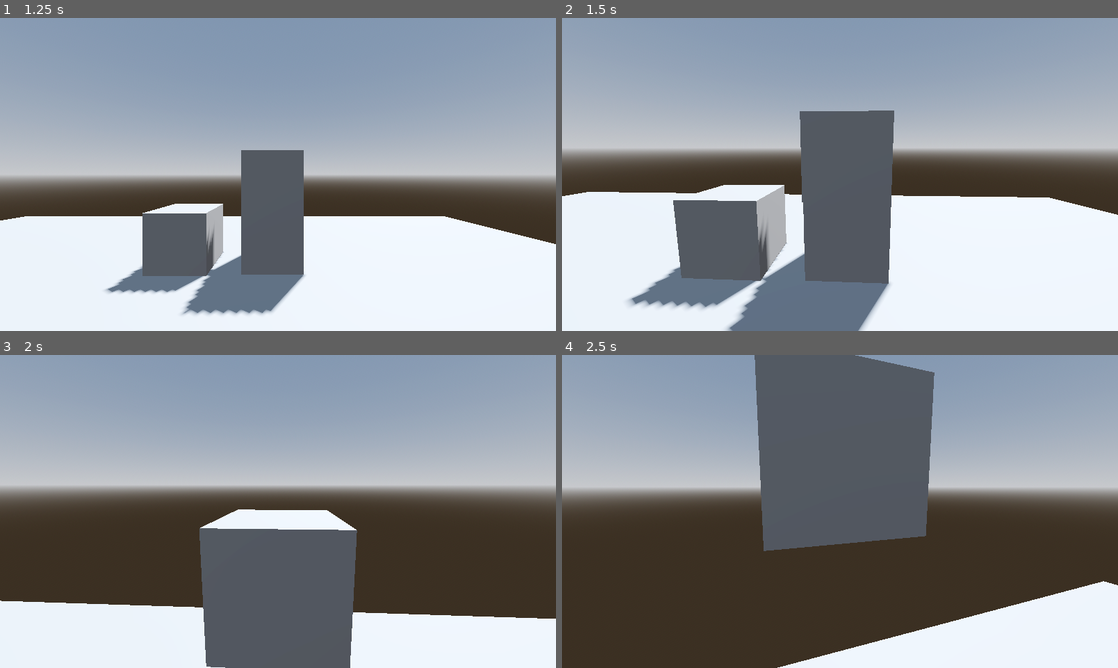
Above: before the commit, frames 1-4 (two rows, left to right).
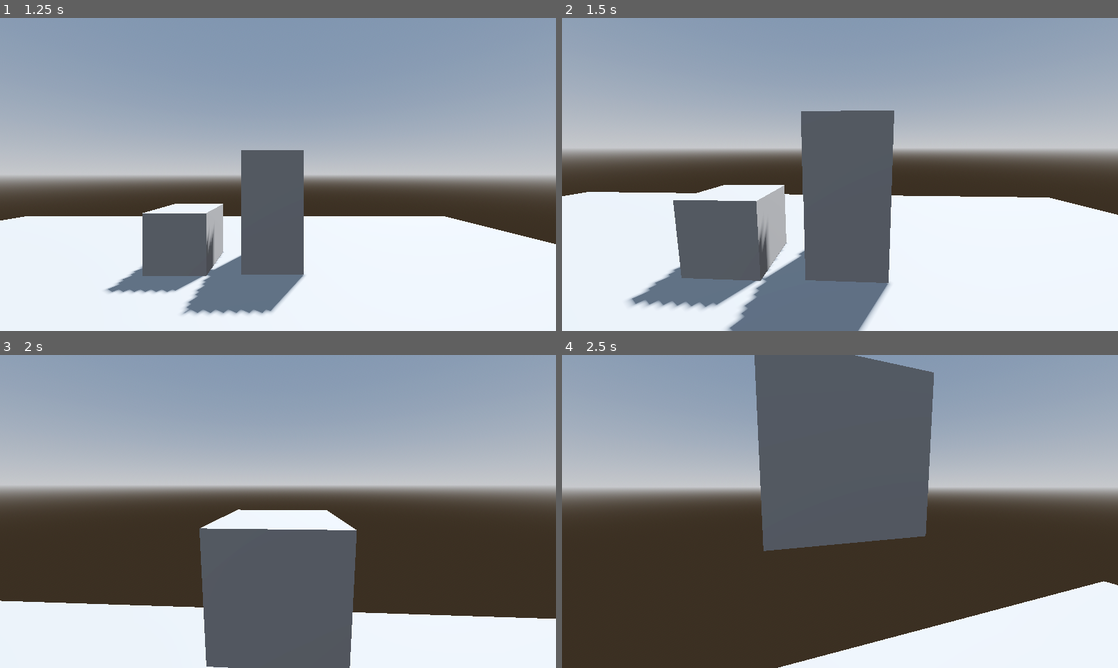
Above: after the commit, the same moments.

Repository: hiroshi-mcbride/astronomer-godot
Game: Godot game, scene res://game_root.tscn
Same seed, same stepped clock (60 frames per second), same inputs: the game is played once before the commit and once after it.
Inputs (mouse positions are in pixels of both pictures, inside the frame that each line leads up to):
- Up to frame 1 (1.25 s): click "Start Game" at 0.5 s
- Up to frame 2 (1.5 s): move the mouse to (834, 180) at 1.27 s; hold W (move_up) from 1.28 s (still down); tap E (interact) at 1.35 s
- Up to frame 3 (2 s): keep holding W (move_up); tap Space (jump) at 1.52 s; right-click (272, 517) at 1.55 s
- Up to frame 4 (2.5 s): keep holding W (move_up); move the mouse to (878, 514) at 2.02 s; right-click (878, 514) at 2.1 s; tap Space (jump) at 2.27 s; tap E (interact) at 2.3 s

Frame 1 is identical in both runs. In frame 2, 0.1% of the frame differs, in the area x 42-60%, y 29-85%; in frame 3, less than 0.1%; in frame 4, less than 0.1%.

Commit message:
Attempt at making the box rotate (failed)

Diff:
--- a/player/player.tscn
+++ b/player/player.tscn
@@ -18,14 +18,25 @@
 [node name="Camera3D" type="Camera3D" parent="."]
 transform = Transform3D(1, 0, 0, 0, 1, 0, 0, 0, 1, 0, 1.59636, 0)
 
-[node name="Interaction" type="RayCast3D" parent="Camera3D"]
+[node name="CameraController" type="Node3D" parent="Camera3D"]
+script = ExtResource("2_ekj78")
+
+[node name="InteractionNode" type="Node3D" parent="Camera3D"]
+
+[node name="Interaction" type="RayCast3D" parent="Camera3D/InteractionNode"]
 target_position = Vector3(0, 0, -5)
 
-[node name="Hand" type="Marker3D" parent="Camera3D"]
+[node name="Hand" type="Marker3D" parent="Camera3D/InteractionNode"]
 transform = Transform3D(1, 0, 0, 0, 1, 0, 0, 0, 1, 0, 0, -2.91104)
 
-[node name="CameraController" type="Node3D" parent="Camera3D"]
-script = ExtResource("2_ekj78")
+[node name="Generic6DOFJoint3D" type="Generic6DOFJoint3D" parent="Camera3D/InteractionNode"]
+node_a = NodePath("../StaticBody3D")
+linear_limit_x/enabled = false
+linear_limit_y/enabled = false
+linear_limit_z/enabled = false
+
+[node name="StaticBody3D" type="StaticBody3D" parent="Camera3D/InteractionNode"]
+transform = Transform3D(1, 0, 0, 0, 1, 0, 0, 0, 1, 0, 0, -2.911)
 
 [node name="CollisionShape3D" type="CollisionShape3D" parent="."]
 transform = Transform3D(1, 0, 0, 0, 1, 0, 0, 0, 1, 0, 1, 0)
--- a/project.godot
+++ b/project.godot
@@ -108,3 +108,8 @@
 "events": [Object(InputEventKey,"resource_local_to_scene":false,"resource_name":"","device":-1,"window_id":0,"alt_pressed":false,"shift_pressed":false,"ctrl_pressed":false,"meta_pressed":false,"pressed":false,"keycode":0,"physical_keycode":69,"key_label":0,"unicode":101,"echo":false,"script":null)
 ]
 }
+rclick={
+"deadzone": 0.5,
+"events": [Object(InputEventMouseButton,"resource_local_to_scene":false,"resource_name":"","device":-1,"window_id":0,"alt_pressed":false,"shift_pressed":false,"ctrl_pressed":false,"meta_pressed":false,"button_mask":2,"position":Vector2(180, 11),"global_position":Vector2(184, 52),"factor":1.0,"button_index":2,"canceled":false,"pressed":true,"double_click":false,"script":null)
+]
+}
--- a/src/player/movement_controller.gd
+++ b/src/player/movement_controller.gd
@@ -9,11 +9,15 @@
 @onready var ground_check = $GroundCheck
 
 #object picking variables
-@onready var interaction = $Camera3D/Interaction
-@onready var hand = $Camera3D/Hand
+@onready var interaction = $Camera3D/InteractionNode/Interaction
+@onready var hand = $Camera3D/InteractionNode/Hand
+@onready var cam_control = $Camera3D/CameraController
+@onready var joint = $Camera3D/InteractionNode/Generic6DOFJoint3D
+@onready var staticbody = $Camera3D/InteractionNode/StaticBody3D
 
 var picked_object
 var pull_power = 4
+var rotation_power = 0.05
 #end of object picking variables
 
 var gravity = ProjectSettings.get_setting("physics/3d/default_gravity")
@@ -23,10 +27,19 @@
 	var collider = interaction.get_collider()
 	if collider != null and collider is RigidBody3D:
 		picked_object = collider
+		joint.set_node_b(picked_object.get_path())
 
 func drop_object():
 	if picked_object != null:
 		picked_object = null
+		joint.set_node_b(joint.get_path())
+
+func rotate_object(event):
+	if picked_object != null:
+		if event is InputEventMouseMotion:
+			print("rotating")
+			staticbody.rotate_x(deg_to_rad(event.relative.y * rotation_power))
+			staticbody.rotate_y(deg_to_rad(event.relative.x * rotation_power))
 
 func _physics_process(delta):
 	is_grounded = ground_check.is_colliding()
@@ -58,3 +71,9 @@
 			pick_object()
 		elif picked_object != null:
 			drop_object()
+
+	if Input.is_action_just_pressed("rclick"):
+		cam_control.process_mode = Node.PROCESS_MODE_DISABLED
+		rotate_object(event)
+	if Input.is_action_just_released("rclick"):
+		cam_control.process_mode = Node.PROCESS_MODE_INHERIT
